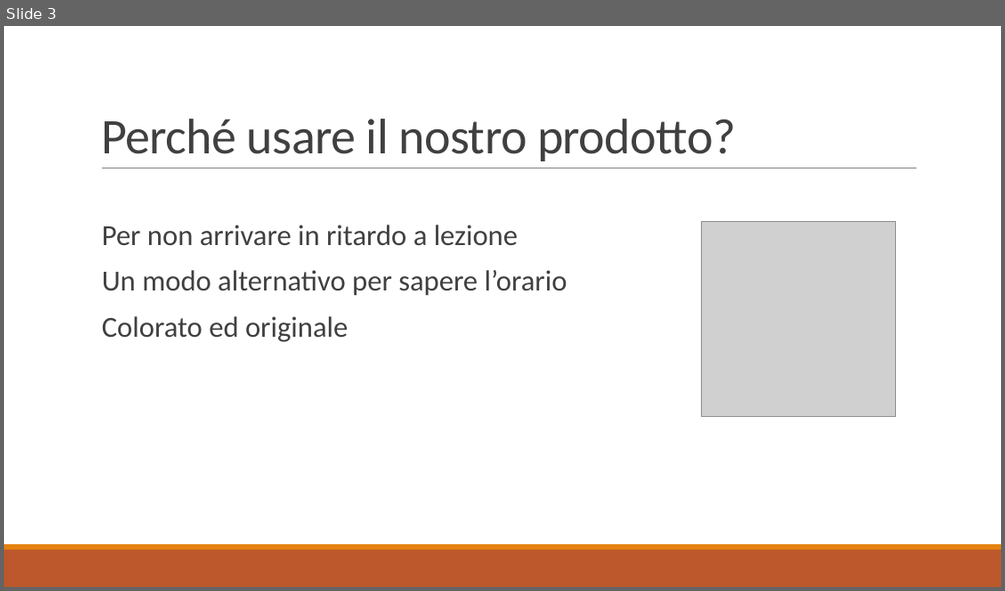
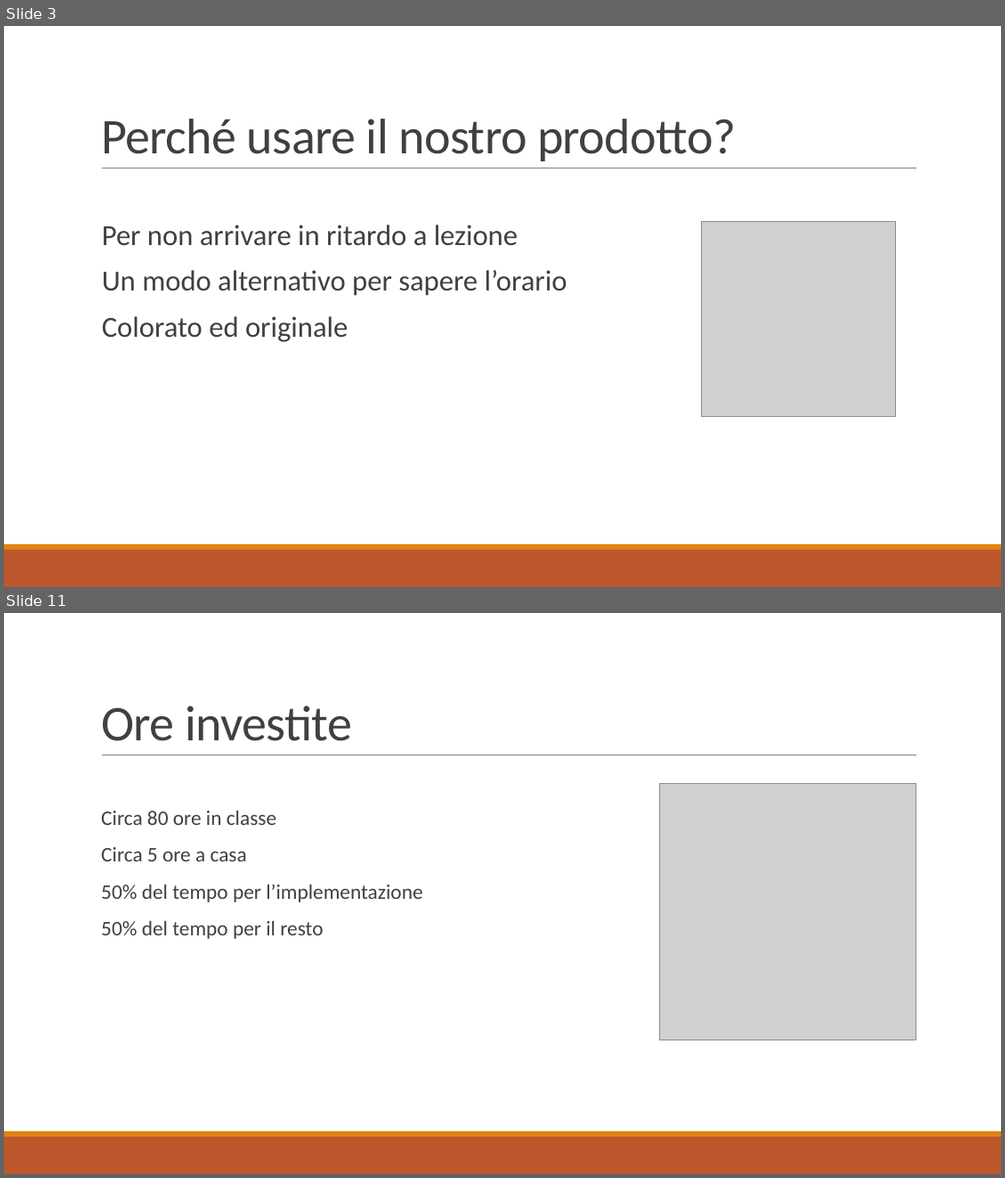
Before and after one commit to PaoloWeishaupt/Word-Clock, a slide deck: Presentazione/Presentazione_Word_Clock.pptx. Shown one above the other, each under a label of ours: slide 3 before the commit, slides 3 and 11 after it; the slides between them are not shown. The pictures are 1005x591 and 1005x1178 pixels, drawn with LibreOffice and Linux fonts; fonts in the diff are those of the drawing; grey boxes stand for pictures. Boxes give left, top, right and bottom in pixels: in the first picture for what was removed or moved away, otherwise in the second. Text is boxed around its words. In the diff, an @@ line names an element or a change of style, - is before the commit and + after.

```diff
--- a/Presentazione/Presentazione_Word_Clock.pptx
+++ b/Presentazione/Presentazione_Word_Clock.pptx
@@ slide 11 added at box(4, 613, 1001, 1174), background #FFFFFF; not listed: 3 template elements that a slide beside it also shows @@
@@ title added at box(101, 706, 352, 741), 48 pt, text #404040 @@
+Ore investite
@@ picture added at box(660, 784, 916, 1040) @@
@@ text added at box(101, 811, 422, 939), 20 pt, text #404040 @@
+  Circa 80 ore in classe
+  Circa 5 ore a casa
+  50% del tempo per l’implementazione
+  50% del tempo per il resto
```
Also in this commit, not shown: 3 slides changed, 6 other slides added, 1 slide removed.
